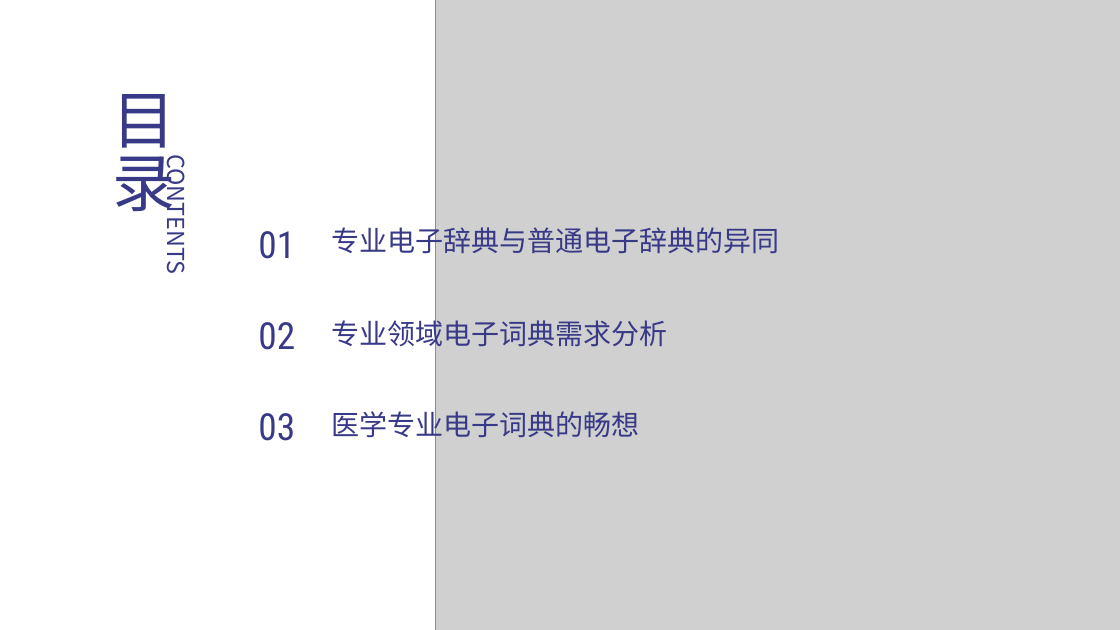
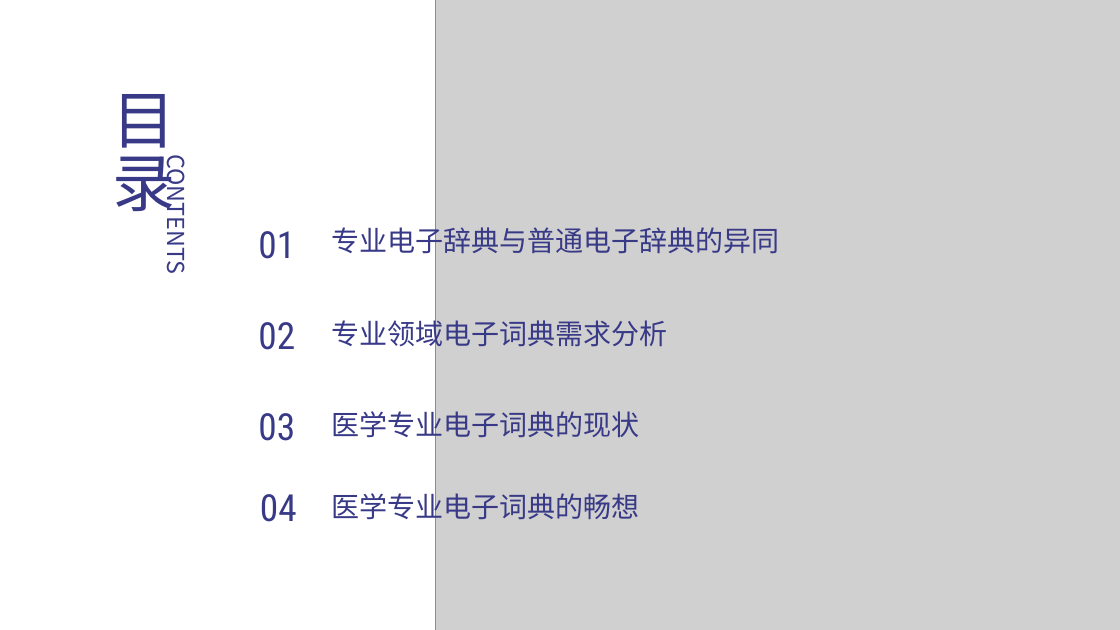
Before and after one commit to peijiawen98/TLK_1107, a slide deck: slide 2 of 电子词典需求分析.pptx. Drawn at 1120x630 pixels with LibreOffice and Linux fonts; fonts in the diff are those of the drawing; grey boxes stand for pictures. Boxes give left, top, right and bottom in pixels: in the first picture for what was removed or moved away, otherwise in the second. Text is boxed around its words. In the diff, an @@ line names an element or a change of style, - is before the commit and + after.

```diff
--- a/电子词典需求分析.pptx
+++ b/电子词典需求分析.pptx
@@ text at box(332, 407, 640, 443): text changed @@
-医学专业电子词典的畅想
+医学专业电子词典的现状
@@ text added at box(260, 494, 297, 522), 32 pt, text none @@
+04
@@ text added at box(332, 489, 640, 525), 24 pt, text #383987 @@
+医学专业电子词典的畅想
```
